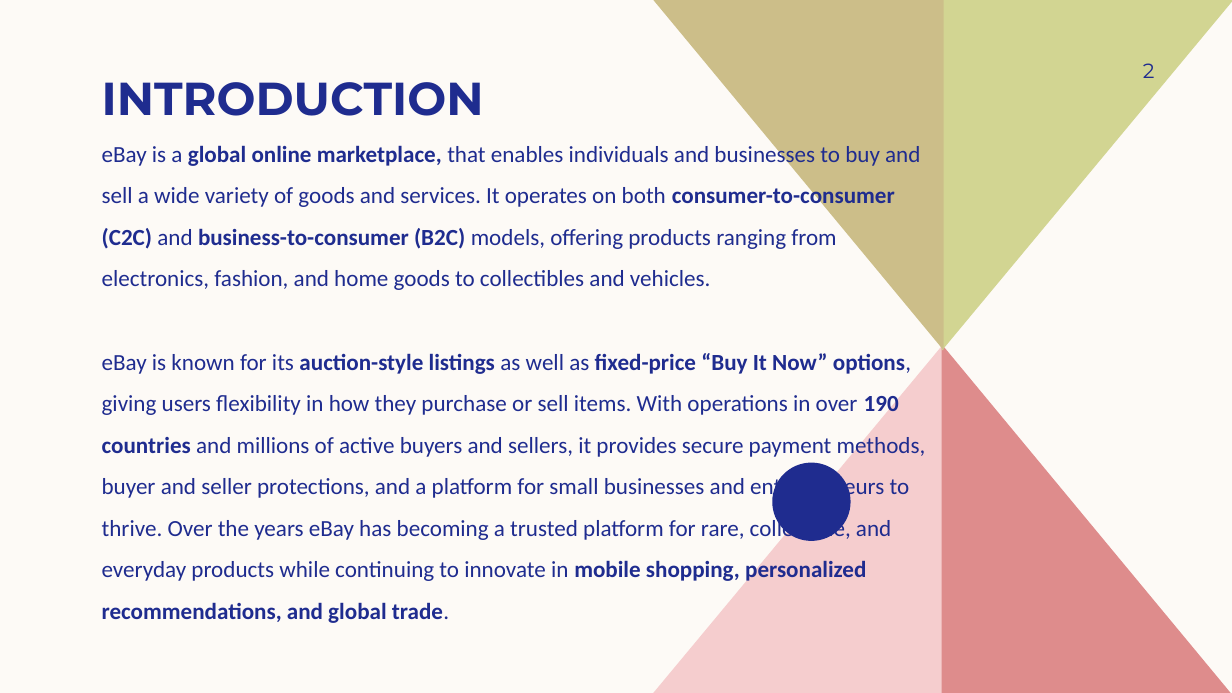
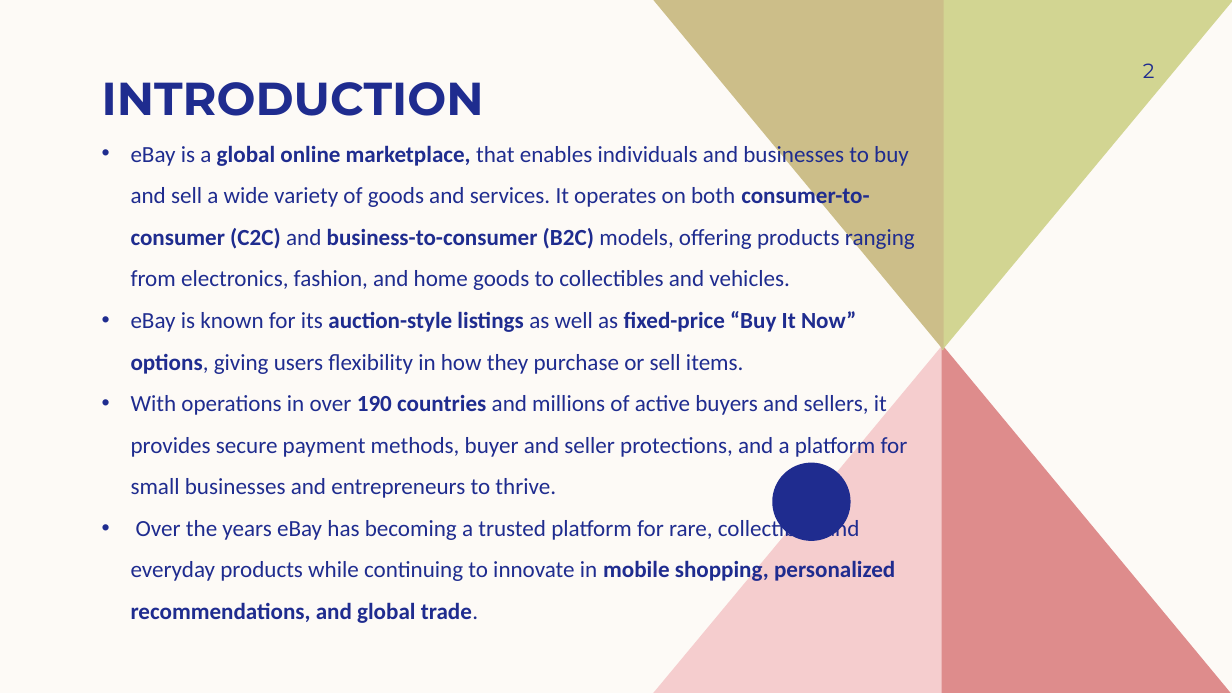
Before and after one commit to pragatichinny/wipro-daily_selenium_ass, a slide deck: slide 2 of Pragati_ebay_Project.pptx. Drawn at 1232x693 pixels with LibreOffice and Linux fonts; fonts in the diff are those of the drawing. Boxes give left, top, right and bottom in pixels: in the first picture for what was removed or moved away, otherwise in the second. Text is boxed around its words. In the diff, an @@ line names an element or a change of style, - is before the commit and + after.

Commit message:
Add files via upload
Day25

```diff
--- a/Pragati_ebay_Project.pptx
+++ b/Pragati_ebay_Project.pptx
@@ text at (x1=131, y1=142, x2=915, y2=290): bullet none to • @@
@@ text at (x1=131, y1=311, x2=908, y2=623): text changed @@
-eBay is known for its auction-style listings as well as fixed-price “Buy It Now” options, giving users flexibility in how they purchase or sell items. With operations in over 190 countries and millions of active buyers and sellers, it provides secure payment methods, buyer and seller protections, and a platform for small businesses and entrepreneurs to thrive. Over the years eBay has becoming a trusted platform for rare, collectible, and everyday products while continuing to innovate in mobile shopping, personalized recommendations, and global trade.
+• eBay is known for its auction-style listings as well as fixed-price “Buy It Now” options, giving users flexibility in how they purchase or sell items.
+• With operations in over 190 countries and millions of active buyers and sellers, it provides secure payment methods, buyer and seller protections, and a platform for small businesses and entrepreneurs to thrive.
+• Over the years eBay has becoming a trusted platform for rare, collectible, and everyday products while continuing to innovate in mobile shopping, personalized recommendations, and global trade.
```
